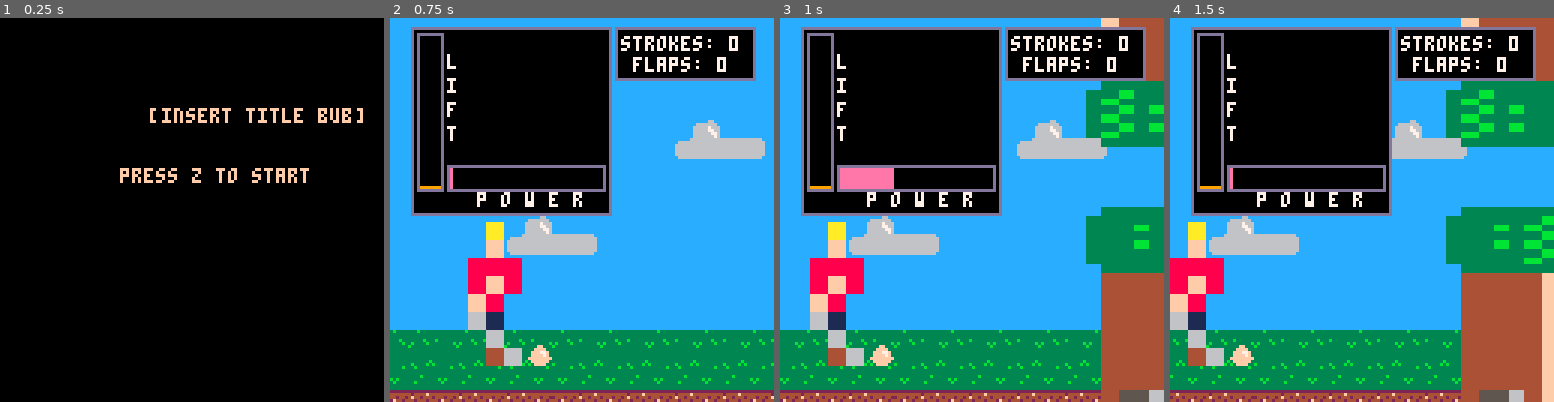
Above: before the commit, frames 1-4 (left to right).
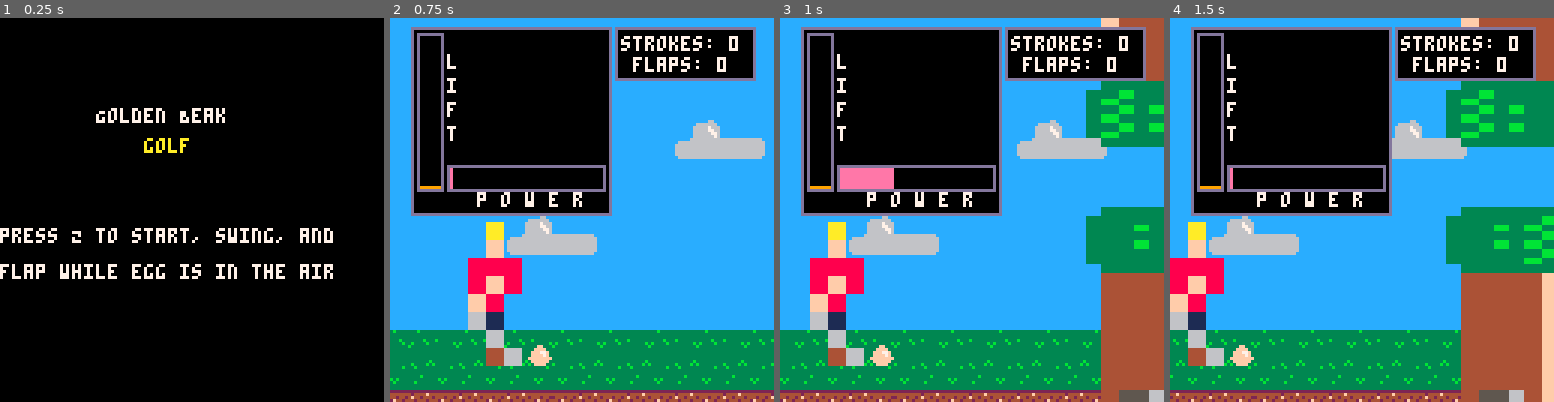
Above: after the commit, the same moments.

Repository: mccordgh/all_pico_8_carts
Game: PICO-8 cartridge workspace/ludum_dare_41/ld41_golf_flappy_bird.p8
The game is run twice, just before and just after one commit, with the same random seed, the same clock (stepped at 60 frames per second) and the same inputs.
Inputs:
- Up to frame 1 (0.25 s): no input
- Up to frame 2 (0.75 s): tap O (Z key) at 0.7 s
- Up to frame 3 (1 s): no input
- Up to frame 4 (1.5 s): no input

The runs differ from the first frame. In frame 1, 4.8% of the frame differs, in the area x 0-95%, y 23-68%; in frame 2, nothing differs; in frame 3, nothing differs; in frame 4, nothing differs.

Commit message:
title screen text

Diff:
--- a/workspace/ludum_dare_41/ld41_golf_flappy_bird.p8
+++ b/workspace/ludum_dare_41/ld41_golf_flappy_bird.p8
@@ -248,8 +248,11 @@
 
 function draw_menu()
     cls()
-    print("[insert title bub]", 50, 30, 15)
-    print("press z to start", 40, 50, 15)
+    print("Golden Beak", 32, 30, 7)
+    print("golf", 48, 40, 10)
+
+    print("press Z to start, swing, and", 0, 70, 7)
+    print("flap while egg is in the air", 0, 82, 7)
 end
 
 function draw_meter_box()
